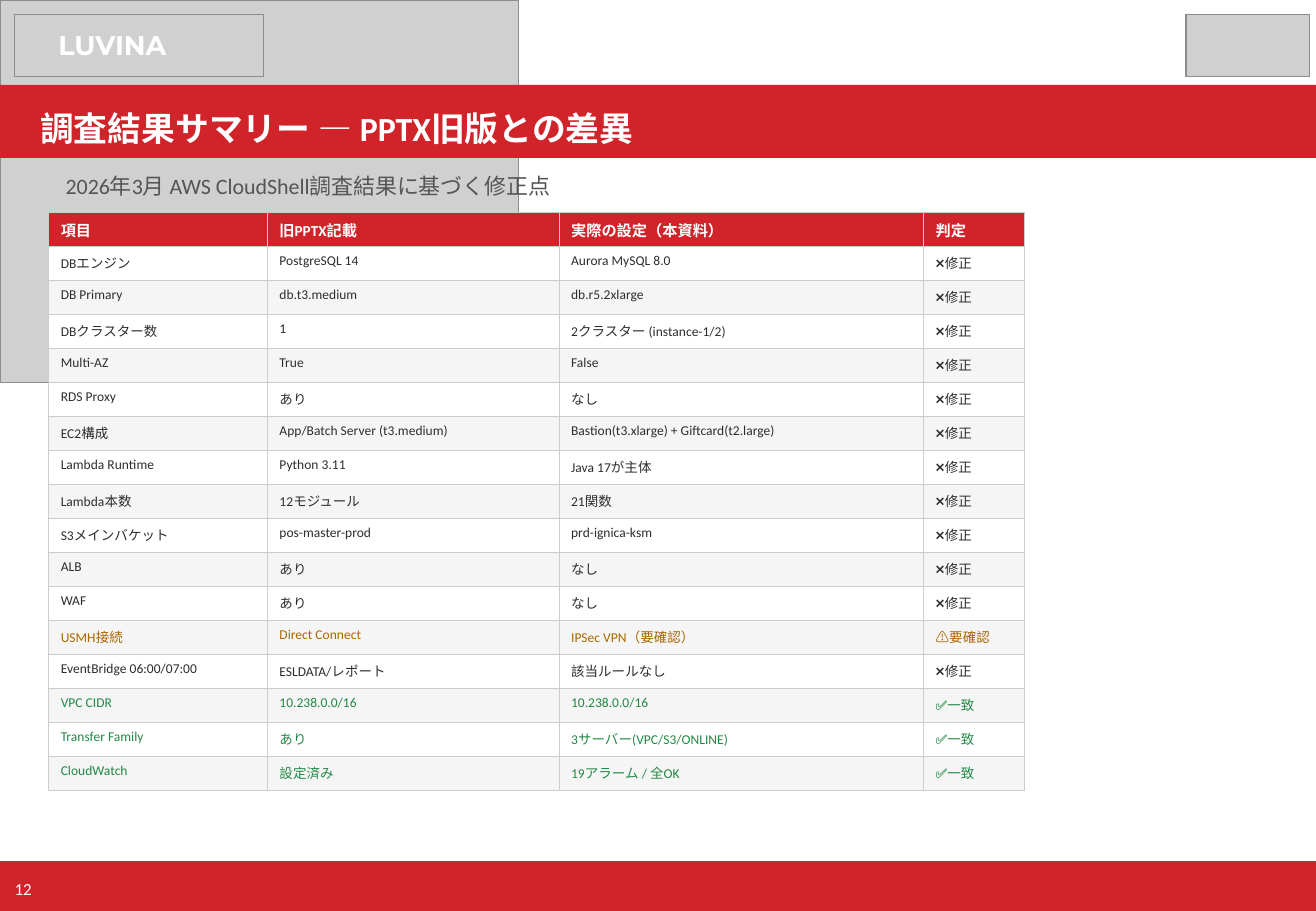
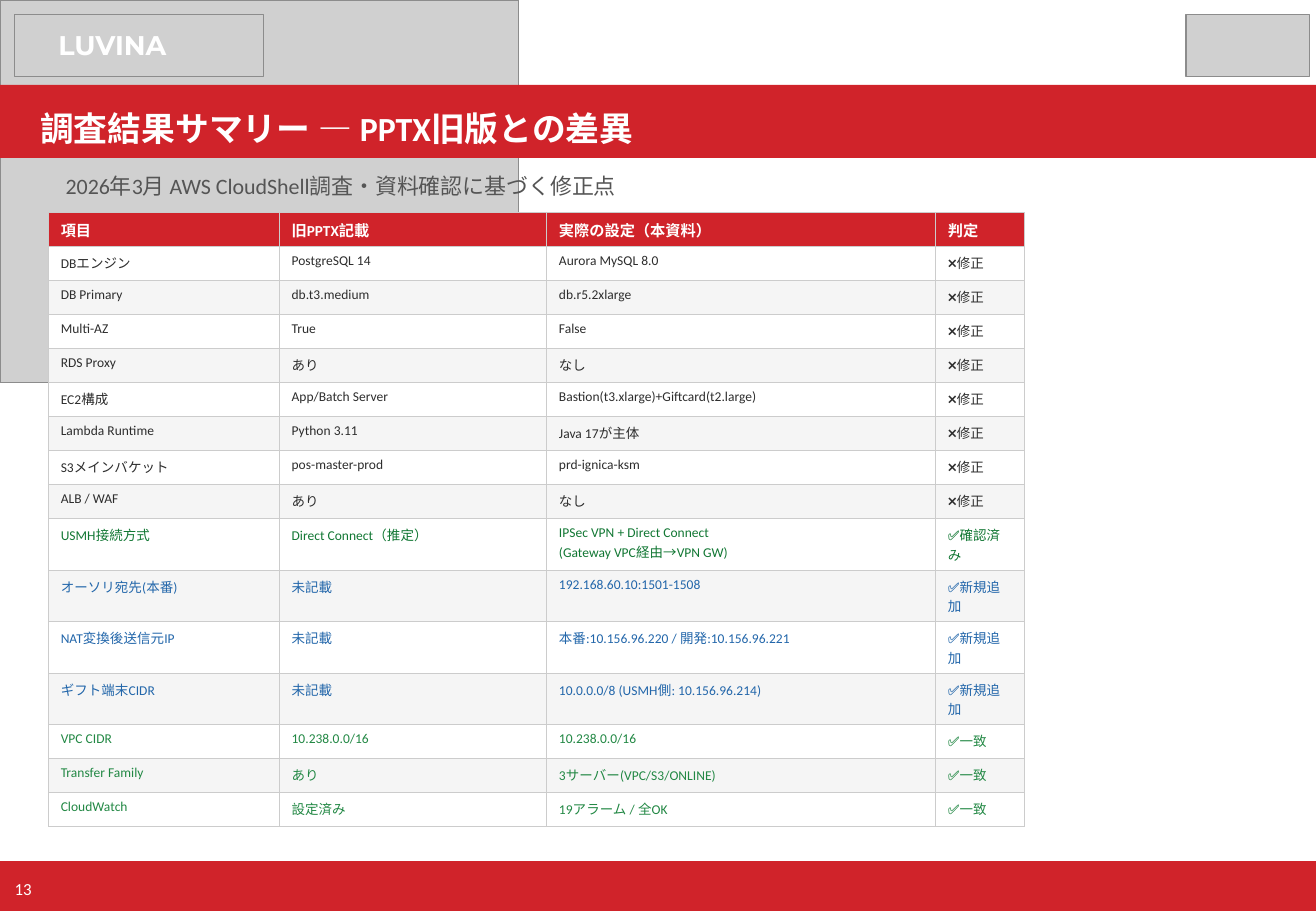
Before and after one commit to kiyoharakadutoshi/kasumi_pos-server_aws, a slide deck: slide 13 of 40_AWS/01_構成資料/カスミPOS_AWS構成資料.pptx (slide 12 before the commit). Drawn at 1316x911 pixels with LibreOffice and Linux fonts; fonts in the diff are those of the drawing; grey boxes stand for pictures. Boxes give left, top, right and bottom in pixels: in the first picture for what was removed or moved away, otherwise in the second. Text is boxed around its words. In the diff, an @@ line names an element or a change of style, - is before the commit and + after.

```diff
--- a/40_AWS/01_構成資料/カスミPOS_AWS構成資料.pptx
+++ b/40_AWS/01_構成資料/カスミPOS_AWS構成資料.pptx
@@ text at [66, 175, 616, 200]: text changed @@
-2026年3月 AWS CloudShell調査結果に基づく修正点
+2026年3月 AWS CloudShell調査・資料確認に基づく修正点
@@ table at [49, 213, 1024, 819] @@
-row 4: DBクラスター数 | 1 | 2クラスター (instance-1/2) | ❌修正
-row 6, column 2: App/Batch Server (t3.medium)
+row 6, column 2: App/Batch Server
-row 6, column 3: Bastion(t3.xlarge) + Giftcard(t2.large)
+row 6, column 3: Bastion(t3.xlarge)+Giftcard(t2.large)
-row 9: Lambda本数 | 12モジュール | 21関数 | ❌修正
-row 11: ALB | あり | なし | ❌修正
-row 12: WAF | あり | なし | ❌修正
-row 13: USMH接続 | Direct Connect | IPSec VPN（要確認） | ⚠️要確認
-row 14: EventBridge 06:00/07:00 | ESLDATA/レポート | 該当ルールなし | ❌修正
+row 9: ALB / WAF | あり | なし | ❌修正
+row 10: USMH接続方式 | Direct Connect（推定） | IPSec VPN + Direct Connect / (Gateway VPC経由→VPN GW) | ✅確認済み
+row 11: オーソリ宛先(本番) | 未記載 | 192.168.60.10:1501-1508 | ✅新規追加
+row 12: NAT変換後送信元IP | 未記載 | 本番:10.156.96.220 / 開発:10.156.96.221 | ✅新規追加
+row 13: ギフト端末CIDR | 未記載 | 10.0.0.0/8 (USMH側: 10.156.96.214) | ✅新規追加
@@ text at [15, 884, 32, 895]: text changed @@
-12
+13
```
Also in this commit, not shown: 7 other slides changed, 2 slides added, 1 slide removed.
